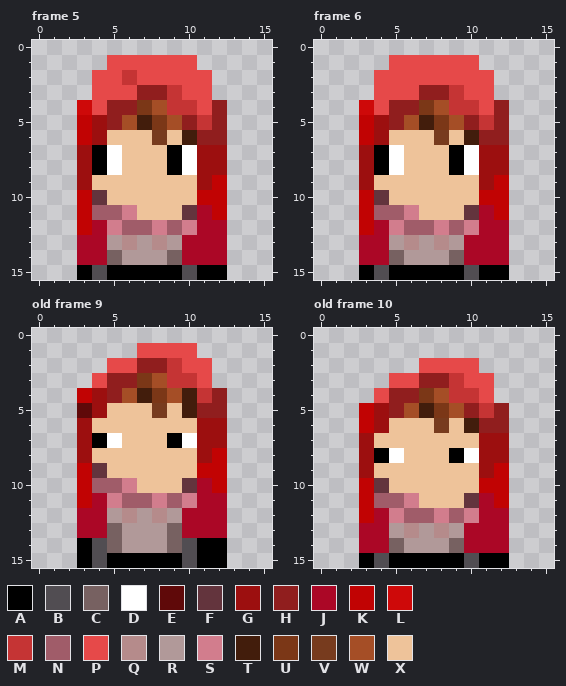
Two states of a pixel-art file, assets/sprites/aseprite/mage.aseprite. Above is the file before it was changed.
16x16 pixels, 10 frames. Colours within 5 levels of each other are drawn and written as one. Shown: frame 5, frame 6, old frame 9, old frame 10. The commit also changed other frames, which this record leaves out.
Visible layers, top first: "idle", "end_cast", "casting", "pre_attack", "run".
Palette (. is transparent): A #000000  B #514d52  C #776161  D #ffffff  E #5f0909  F #63343d  G #9c0f0f  H #901e1e  J #ab0726  K #c10303  L #ce0909  M #c53434  N #a05c69  P #e64949  Q #b58b8b  R #b19999  S #d27d8d  T #421d0c  U #7b3717  V #773b1e  W #a54e26  X #eec39a
Pixels before, frame 5, first column x 3:
 1 ..PPPPPP..
 2 .PPMPPPPP.
 3 .PPPHHMPP.
 4 LPHHUWMMPH
 5 KGHWTUWHMH
 6 KGXXXVXTHH
 7 GADXXXADGG
 8 GADXXXADGG
 9 GXXXXXXXGK
10 KFXXXXXXKK
11 KNNSXXXFJK
12 KJSNNSNSJJ
13 JJRQRQRJJJ
14 JJCRRRCJJJ
15 ABAAAAABAA
Pixels before, frame 6, first column x 3:
 1 ..PPPPPP..
 2 .PPPPPPPP.
 3 .PPPHHMPP.
 4 LPHHUWMMPH
 5 KGHWTUWHMH
 6 KGXXXVXTHH
 7 GADXXXADGG
 8 GADXXXADGG
 9 GXXXXXXXGK
10 KFXXXXXXKK
11 KNNSXXXFJK
12 KJSNNSNSJJ
13 JJRQRQRJJJ
14 JJCRRRCJJJ
15 ABAAAAABAA
Pixels before, old frame 9, first column x 3:
 1 ....PPPP..
 2 ..PPHHMPP.
 3 .PHHUWMMP.
 4 KGHWTUWTMH
 5 EGXXXVXTHH
 6 GXXXXXXXGG
 7 GADXXXADGG
 8 GXXXXXXXGK
 9 KFXXXXXXKK
10 KNNSXXXFJK
11 KJSNNSNSJJ
12 JJRQRQRJJJ
13 JJCRRRCJJJ
14 ABCRRRCBAA
15 ABAAAAABAA
Pixels before, old frame 10, first column x 3:
 2 ....PPPP..
 3 ..PPHHMPP.
 4 .PHHUWMMP.
 5 KGHWTUWHMH
 6 KGXXXVXTHH
 7 GXXXXXXXGG
 8 GADXXXADGG
 9 GXXXXXXXGK
10 KFXXXXXXKK
11 KNNSXXXFJK
12 KJSNNSNSJJ
13 JJRQRQRJJJ
14 JJCRRRCJJJ
15 ABAAAAABAA
The result:
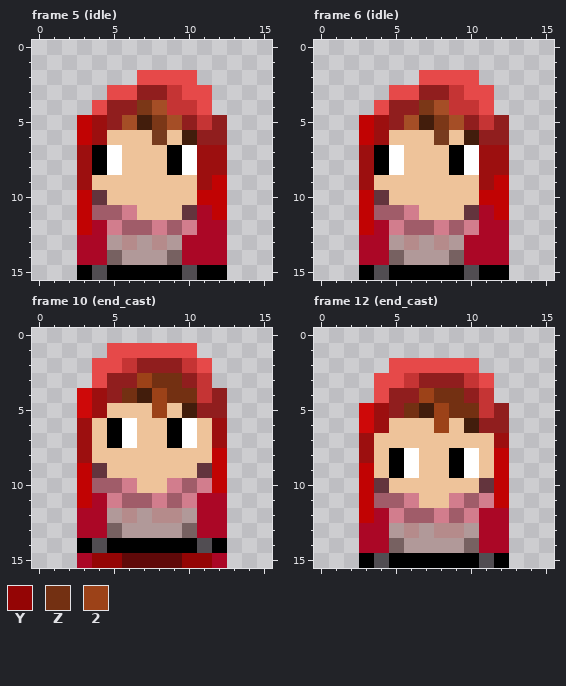
Colours new in this view: Y #940505  Z #733012  2 #9c4218
A new or re-ordered frame is compared with the old frame closest to it.
Changes in this commit:
{"change": "frames 10 -> 34"}
{"change": "frames re-ordered"}
{"where": "frame 5 (idle), layer \"pre_attack\""}
{"frame":5,"y":1,"x":5,"old":"PPPPPP","new":"......"}
{"frame":5,"y":2,"x":4,"old":"PPM","new":"..."}
{"frame":5,"y":2,"x":11,"old":"P","new":"."}
{"frame":5,"y":3,"x":4,"old":"P","new":"."}
{"frame":5,"y":4,"x":3,"old":"L","new":"."}
{"frame":5,"y":4,"x":12,"old":"H","new":"."}
{"where": "frame 6 (idle), layers \"end_cast\", \"pre_attack\""}
{"frame":6,"y":1,"x":5,"old":"PPPPPP","new":"......"}
{"frame":6,"y":2,"x":4,"old":"PPP","new":"..."}
{"frame":6,"y":2,"x":11,"old":"P","new":"."}
{"frame":6,"y":3,"x":4,"old":"P","new":"."}
{"frame":6,"y":4,"x":3,"old":"L","new":"."}
{"frame":6,"y":4,"x":12,"old":"H","new":"."}
{"where": "frame 10 (end_cast) against old frame 9, layers \"idle\", \"end_cast\""}
{"frame":10,"y":1,"x":5,"old":"..","new":"PP"}
{"frame":10,"y":2,"x":4,"old":".","new":"P"}
{"frame":10,"y":2,"x":6,"old":"P","new":"M"}
{"frame":10,"y":2,"x":9,"old":"MP","new":"HM"}
{"frame":10,"y":3,"x":7,"old":"UWMMP","new":"2ZZHM"}
{"frame":10,"y":4,"x":3,"old":"K","new":"L"}
{"frame":10,"y":4,"x":6,"old":"W","new":"Z"}
{"frame":10,"y":4,"x":8,"old":"UWT","new":"2ZZ"}
{"frame":10,"y":5,"x":3,"old":"E","new":"L"}
{"frame":10,"y":5,"x":8,"old":"V","new":"2"}
{"frame":10,"y":6,"x":5,"old":"XX","new":"AD"}
{"frame":10,"y":6,"x":9,"old":"XXG","new":"ADX"}
{"frame":10,"y":7,"x":4,"old":"ADX","new":"XAD"}
{"frame":10,"y":7,"x":11,"old":"G","new":"X"}
{"frame":10,"y":8,"x":11,"old":"G","new":"X"}
{"frame":10,"y":9,"x":11,"old":"K","new":"F"}
{"frame":10,"y":10,"x":9,"old":"XFJ","new":"SNS"}
{"frame":10,"y":12,"x":9,"old":"RJ","new":"QR"}
{"frame":10,"y":13,"x":9,"old":"CJ","new":"RC"}
{"frame":10,"y":14,"x":5,"old":"CRRRCBA","new":"AAAAAAB"}
{"frame":10,"y":15,"x":3,"old":"ABAAAAABAA","new":"JYYEEEEYYJ"}
{"where": "frame 12 (end_cast) is new; against old frame 10, layers \"idle\", \"end_cast\""}
{"frame":12,"y":2,"x":5,"old":"..","new":"PP"}
{"frame":12,"y":3,"x":4,"old":".","new":"P"}
{"frame":12,"y":3,"x":6,"old":"P","new":"M"}
{"frame":12,"y":3,"x":9,"old":"MP","new":"HM"}
{"frame":12,"y":4,"x":7,"old":"UWMMP","new":"2ZZHM"}
{"frame":12,"y":5,"x":3,"old":"K","new":"L"}
{"frame":12,"y":5,"x":6,"old":"W","new":"Z"}
{"frame":12,"y":5,"x":8,"old":"UWH","new":"2ZZ"}
{"frame":12,"y":6,"x":3,"old":"K","new":"L"}
{"frame":12,"y":6,"x":8,"old":"V","new":"2"}
{"frame":12,"y":7,"x":11,"old":"G","new":"X"}
{"frame":12,"y":8,"x":4,"old":"ADX","new":"XAD"}
{"frame":12,"y":8,"x":11,"old":"GG","new":"XK"}
{"frame":12,"y":9,"x":3,"old":"G","new":"K"}
{"frame":12,"y":9,"x":5,"old":"XX","new":"AD"}
{"frame":12,"y":9,"x":9,"old":"XXG","new":"ADX"}
{"frame":12,"y":10,"x":11,"old":"K","new":"F"}
{"frame":12,"y":11,"x":9,"old":"XFJ","new":"SNS"}
{"frame":12,"y":13,"x":9,"old":"RJ","new":"QR"}
{"frame":12,"y":14,"x":9,"old":"CJ","new":"RC"}
{"frame":12,"y":15,"x":10,"old":"BA","new":"AB"}
{"label":"erased","picture_box":[77,55,227,115]}
{"label":"erased","picture_box":[359,55,509,115]}
{"label":"changed","picture_box":[77,343,227,568]}
{"label":"changed","picture_box":[359,358,509,568]}
